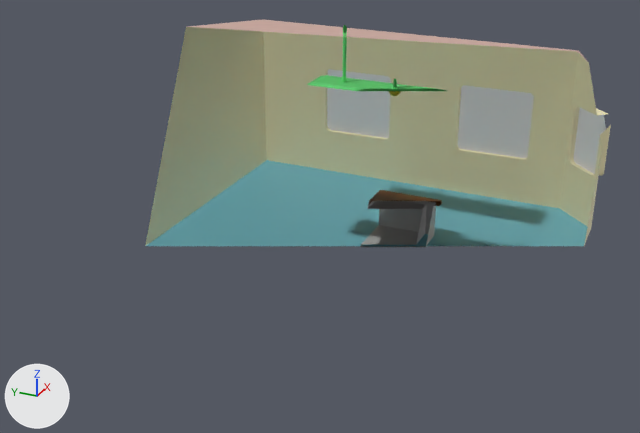
The FBX model Assets/_CookieClicker/3Dmodels/Exports/Environment.fbx as it was, and as the next commit left it.
One viewpoint serves both versions: a 50 mm lens placed at (-14.37, -5.72, 7.91), pointed at (-0.69, 0.43, 1.08). Every picture has the same lights, and +X, +Y and +Z are marked at lower left. Mesh edges are drawn as thin lines on the coarser meshes. Everything nearer to the camera than a plane just in front of the edit is cut away.

The first picture shows 'Building', 'CounterTop', 'Ligh.001'.
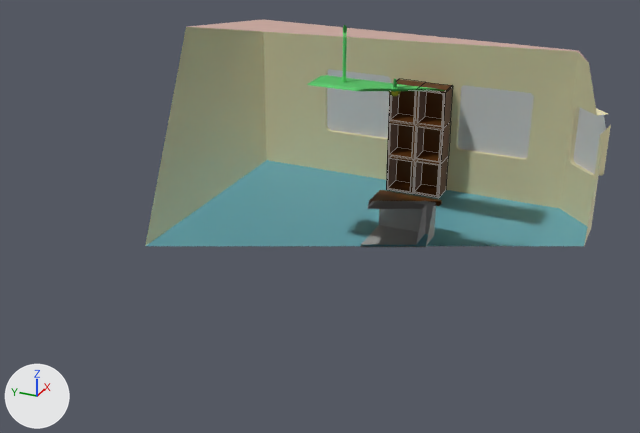
Pixel boxes [x1, y1, x2, y2] of what changed, in the pictures (640 x 433 px):
```json
{"object": "Shelf", "change": "added", "after": [386, 79, 453, 198], "on screen": "brown"}
```

Scene script edits in JSON lines:
```json
{"op": "add", "block": "me_cube_002", "code": ["me_cube_002 = bpy.data.meshes.new('Cube.002')", "me_cube_002.from_pydata(...)  # 172 vertices, 166 faces; spans x -0.15..0.45, y -0.63..0.63, z -1.45..1.01", "me_cube_002.materials.append(mat_environment)  # picture img_environmenttexture_png"]}
{"op": "add", "block": "ob_shelf", "code": ["ob_shelf = bpy.data.objects.new('Shelf', me_cube_002)", "ob_shelf.location = (3.58, 0.0, 1.45)"]}
```
